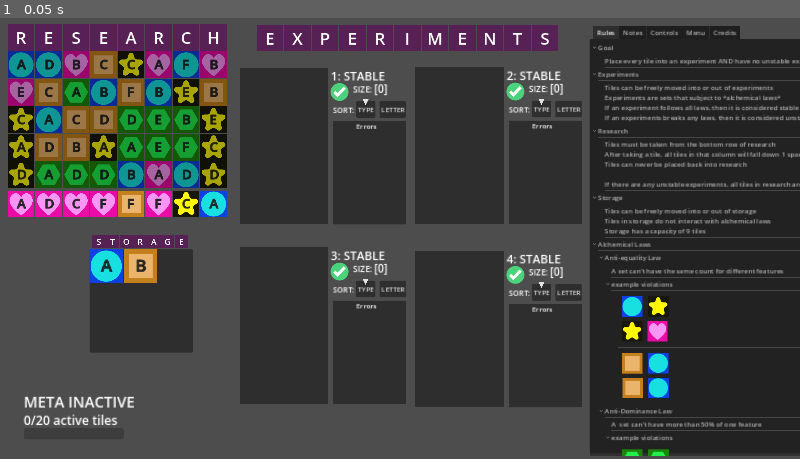
Above: before the commit, frame 1.
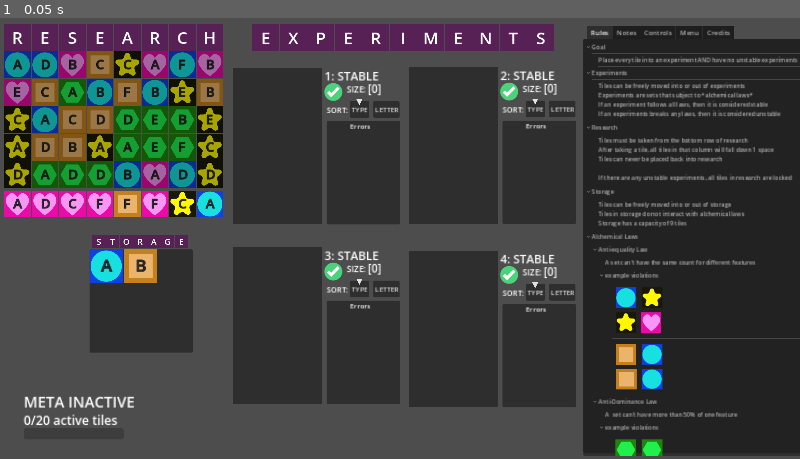
Above: after the commit, the same moment.

Repository: ninjacreeper47/Meriam-s-Trial
Game: Godot game, scene res://Levels/main.tscn
Same seed, same stepped clock (60 frames per second), same inputs: the game is played once before the commit and once after it. The engine's default icon, where the game draws it, is replaced by a stand-in: a white triangle on a blue panel in a dark square.
Inputs:
- Up to frame 1 (0.05 s): no input

The runs differ from the first frame. In frame 1, 18% of the frame differs, in the area x 0-100%, y 1-100%.

Commit message:
please help container don't be cut off when screen is resized

Diff:
--- a/Levels/main.tscn
+++ b/Levels/main.tscn
@@ -21,22 +21,22 @@
 offset_bottom = 490.0
 
 [node name="Research" parent="Game Screen" instance=ExtResource("2_57rww")]
-offset_left = -1020.0
+offset_left = -1029.0
 offset_top = 446.0
-offset_right = -980.0
+offset_right = -989.0
 offset_bottom = 486.0
 scale = Vector2(1.25, 1.25)
 
 [node name="ExperimentDisplay" parent="Game Screen" instance=ExtResource("3_wqano")]
-offset_left = -313.0
+offset_left = -328.0
 offset_top = -317.0
-offset_right = -93.0
+offset_right = -108.0
 offset_bottom = 66.0
 
 [node name="ExperimentDisplay2" parent="Game Screen" instance=ExtResource("3_wqano")]
-offset_left = 109.0
+offset_left = 94.0
 offset_top = -318.0
-offset_right = 365.0
+offset_right = 350.0
 offset_bottom = 290.0
 
 [node name="Experiment1" parent="Game Screen/ExperimentDisplay2/ExperimentBackground1" index="0"]
@@ -48,9 +48,9 @@
 
 [node name="ExperimentDisplay3" parent="Game Screen" instance=ExtResource("3_wqano")]
 layout_mode = 1
-offset_left = -313.0
+offset_left = -328.0
 offset_top = 114.0
-offset_right = -57.0
+offset_right = -72.0
 offset_bottom = 722.0
 metadata/_edit_group_ = true
 
@@ -63,9 +63,9 @@
 
 [node name="ExperimentDisplay4" parent="Game Screen" instance=ExtResource("3_wqano")]
 layout_mode = 1
-offset_left = 109.0
+offset_left = 94.0
 offset_top = 122.0
-offset_right = 565.0
+offset_right = 550.0
 offset_bottom = 522.0
 metadata/_edit_group_ = true
 
@@ -90,9 +90,9 @@
 anchor_top = 0.5
 anchor_right = 1.0
 anchor_bottom = 0.5
-offset_left = 495.0
+offset_left = 480.0
 offset_top = -430.0
-offset_right = 1120.0
+offset_right = 1105.0
 offset_bottom = 595.0
 grow_horizontal = 0
 grow_vertical = 2
@@ -128,7 +128,6 @@
 drag_and_drop_selection_enabled = false
 virtual_keyboard_enabled = false
 middle_mouse_paste_enabled = false
-scroll_vertical = 7.0
 
 [node name="Menu" parent="Game Screen/HelpContainer" instance=ExtResource("11_cjw6x")]
 visible = false
@@ -184,10 +183,10 @@
 
 [node name="ExperimentsLabel" type="Control" parent="Game Screen"]
 anchors_preset = 0
-offset_left = -264.0
-offset_top = -412.0
-offset_right = -224.0
-offset_bottom = -372.0
+offset_left = -274.0
+offset_top = -413.0
+offset_right = -234.0
+offset_bottom = -373.0
 metadata/_edit_group_ = true
 
 [node name="HBoxContainer" type="HBoxContainer" parent="Game Screen/ExperimentsLabel"]
--- a/Menus and Buttons/GameRules.tscn
+++ b/Menus and Buttons/GameRules.tscn
@@ -16,6 +16,6 @@
 layout_mode = 0
 offset_right = 625.0
 offset_bottom = 1000.0
-theme_override_font_sizes/font_size = 16
+theme_override_font_sizes/font_size = 14
 hide_root = true
 script = ExtResource("1_1dh4t")
